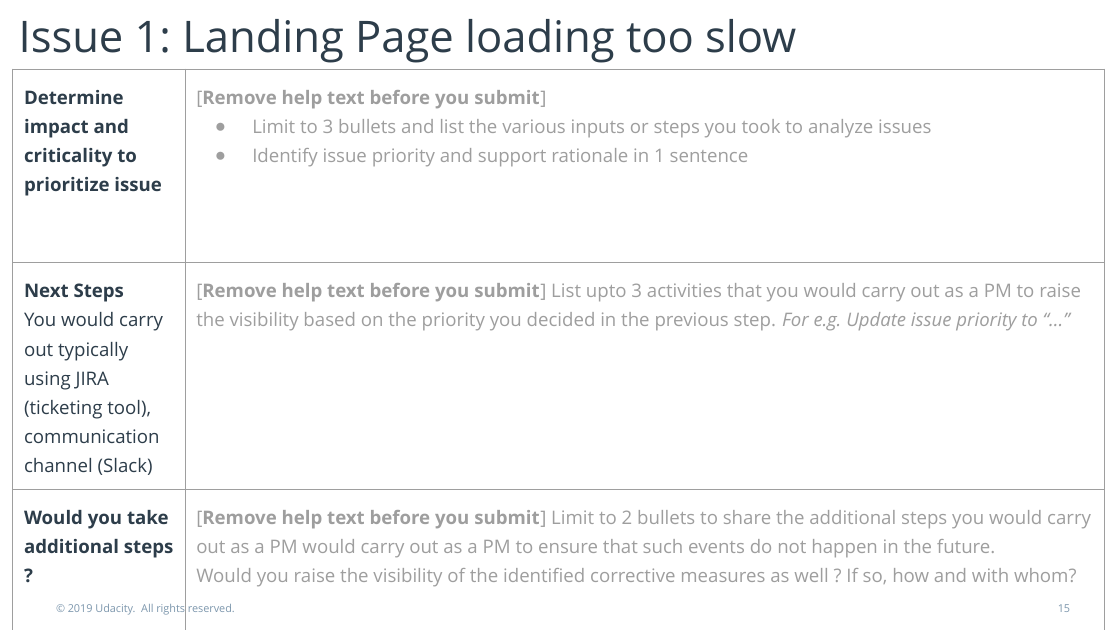
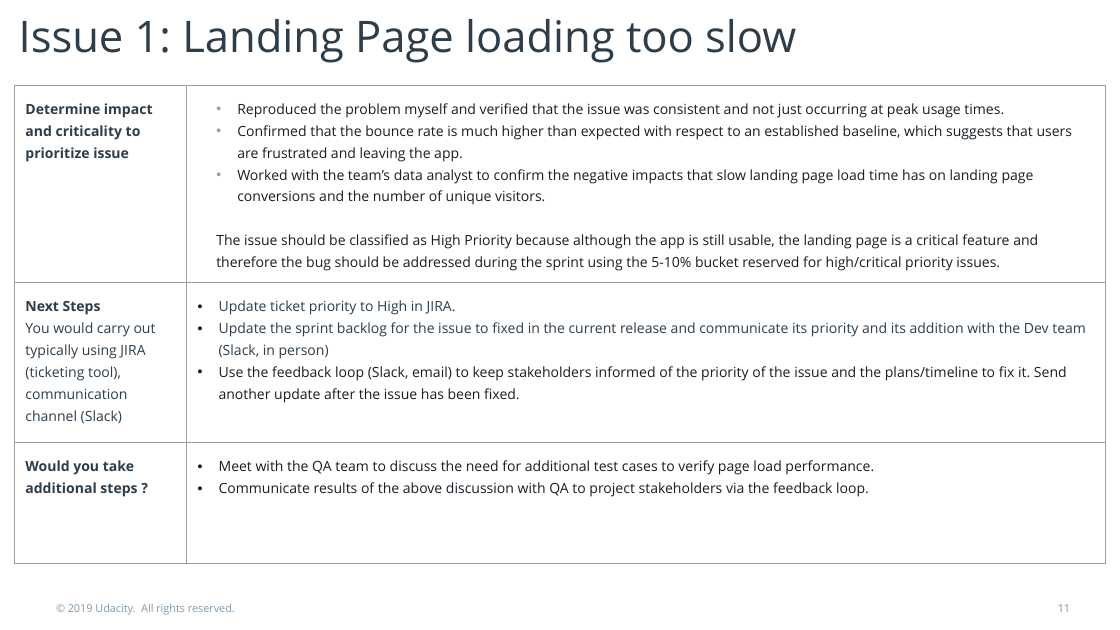
Before and after one commit to maleina/Health-App-Product-Management, a slide deck: slide 11 of 3 - Product Development/Project Presentation Course 3.pptx (slide 15 before the commit). Drawn at 1120x630 pixels with LibreOffice and Linux fonts; fonts in the diff are those of the drawing. Boxes give left, top, right and bottom in pixels: in the first picture for what was removed or moved away, otherwise in the second. Text is boxed around its words. In the diff, an @@ line names an element or a change of style, - is before the commit and + after.

```diff
--- a/3 - Product Development/Project Presentation Course 3.pptx
+++ b/3 - Product Development/Project Presentation Course 3.pptx
@@ table at [15, 85, 1107, 560] @@
-row 1, column 2: [Remove help text before you submit] / Limit to 3 bullets and list the various inputs or steps you took to analyze issues / Identify issue priority and support rationale in 1 sentence
+row 1, column 2: Reproduced the problem myself and verified that the issue was consistent and not just occurring at peak usage times. / Confirmed that the bounce rate is much higher than expected with respect to an established baseline, which suggests that users are frustrated and leaving the app. / Worked with the team’s data analyst to confirm the negative impacts that slow landing page load time has on landing page conversions and the number of unique visitors. / The issue should be classified as High Priority because although the app is still usable, the landing page is a critical feature and therefore the bug should be addressed during the sprint using the 5-10% bucket reserved for high/critical priority issues.
-row 2, column 2: [Remove help text before you submit] List upto 3 activities that you would carry out as a PM to raise the visibility based on the priority you decided in the previous step. For e.g. Update issue priority to “...”
+row 2, column 2: Update ticket priority to High in JIRA. / Update the sprint backlog for the issue to fixed in the current release and communicate its priority and its addition with the Dev team (Slack, in person) / Use the feedback loop (Slack, email) to keep stakeholders informed of the priority of the issue and the plans/timeline to fix it. Send another update after the issue has been fixed.
-row 3, column 2: [Remove help text before you submit] Limit to 2 bullets to share the additional steps you would carry out as a PM would carry out as a PM to ensure that such events do not happen in the future. / Would you raise the visibility of the identified corrective measures as well ? If so, how and with whom?
+row 3, column 2: Meet with the QA team to discuss the need for additional test cases to verify page load performance. / Communicate results of the above discussion with QA to project stakeholders via the feedback loop.
@@ size 12 to 9 pt in "Determine impact and criticality to prioritize issue", "Next Steps", "You would carry out typically using JIRA ...", "Would you take additional steps ?" @@
@@ table: place and size @@
-table at [13, 69, 1105, 599]
+table at [15, 85, 1107, 560]
@@ page number at [1058, 604, 1070, 612]: text changed @@
-15
+11
```
Also in this commit, not shown: 10 other slides changed, 10 slides removed, 2 other files.
